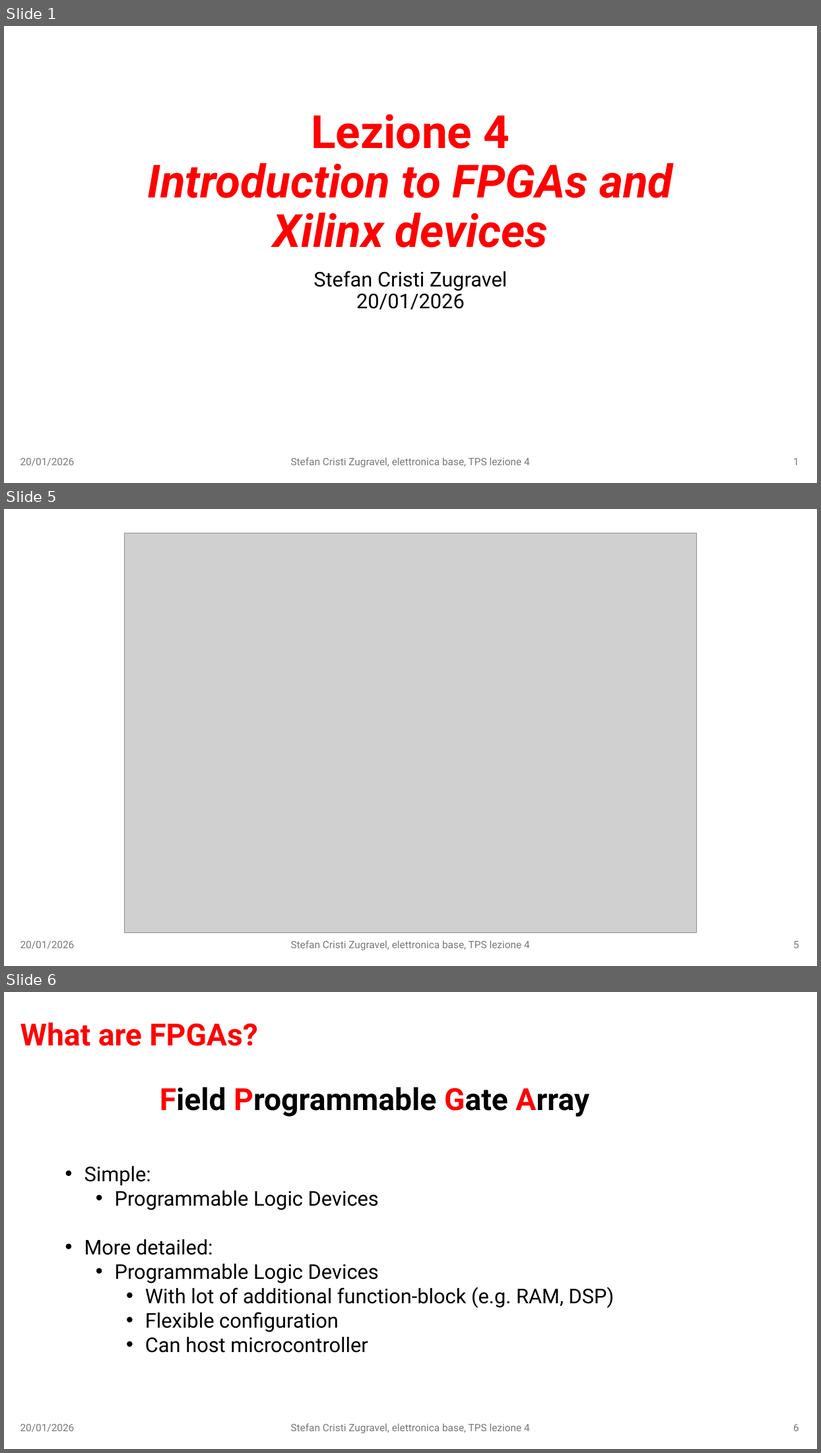
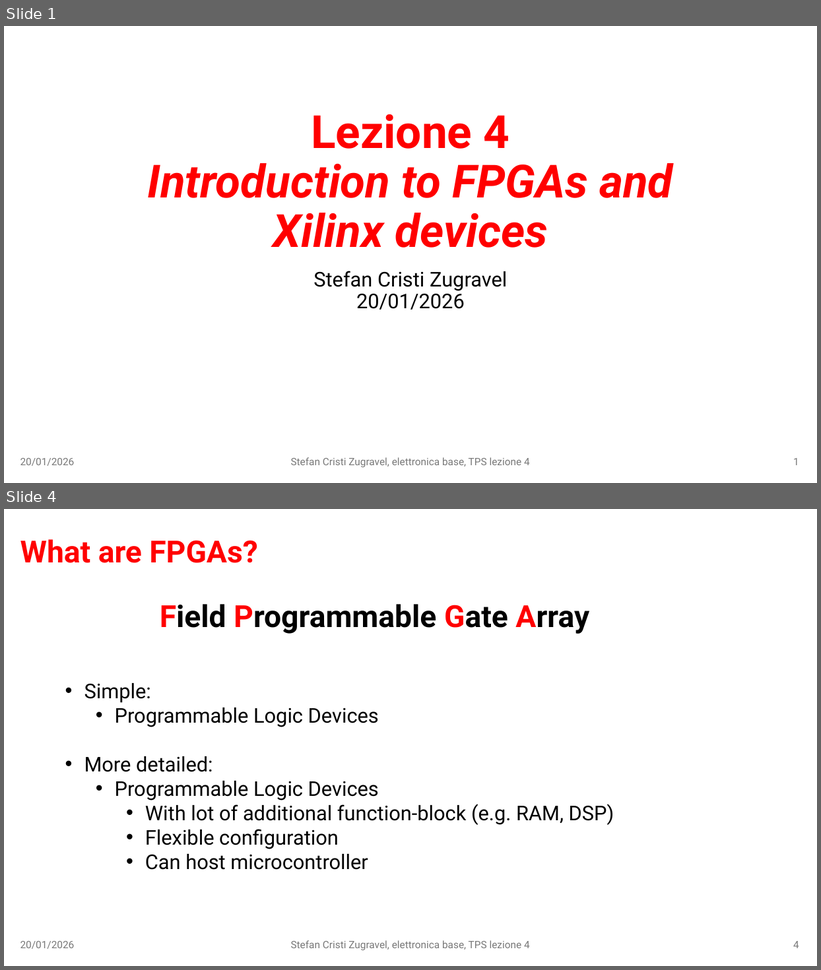
Before and after one commit to stefan-zugravel/elettronica_base, a slide deck: slides/lezione4.pptx. Shown one above the other, each under a label of ours: slides 1, 5 and 6 before the commit, slides 1 and 4 after it; the slides between them are not shown. The pictures are 821x1453 and 821x970 pixels, drawn with LibreOffice and Linux fonts; fonts in the diff are those of the drawing; grey boxes stand for pictures. Boxes give left, top, right and bottom in pixels: in the first picture for what was removed or moved away, otherwise in the second. Text is boxed around its words. In the diff, an @@ line names an element or a change of style, - is before the commit and + after.

```diff
--- a/slides/lezione4.pptx
+++ b/slides/lezione4.pptx
@@ slide 5 removed at [4, 509, 817, 966], background #FFFFFF @@
@@ picture removed at [125, 533, 697, 933] @@
@@ text removed at [20, 941, 75, 949] @@
-20/01/2026
@@ text removed at [291, 941, 530, 951] @@
-Stefan Cristi Zugravel, elettronica base, TPS lezione 4
@@ page number removed at [793, 941, 799, 949] @@
-5
@@ what was slide 6 is now slide 4 @@
@@ page number at [793, 941, 799, 949]: text changed @@
-6
+4
```
Also in this commit, not shown: 7 slides changed, 5 other slides removed, 3 other files.
